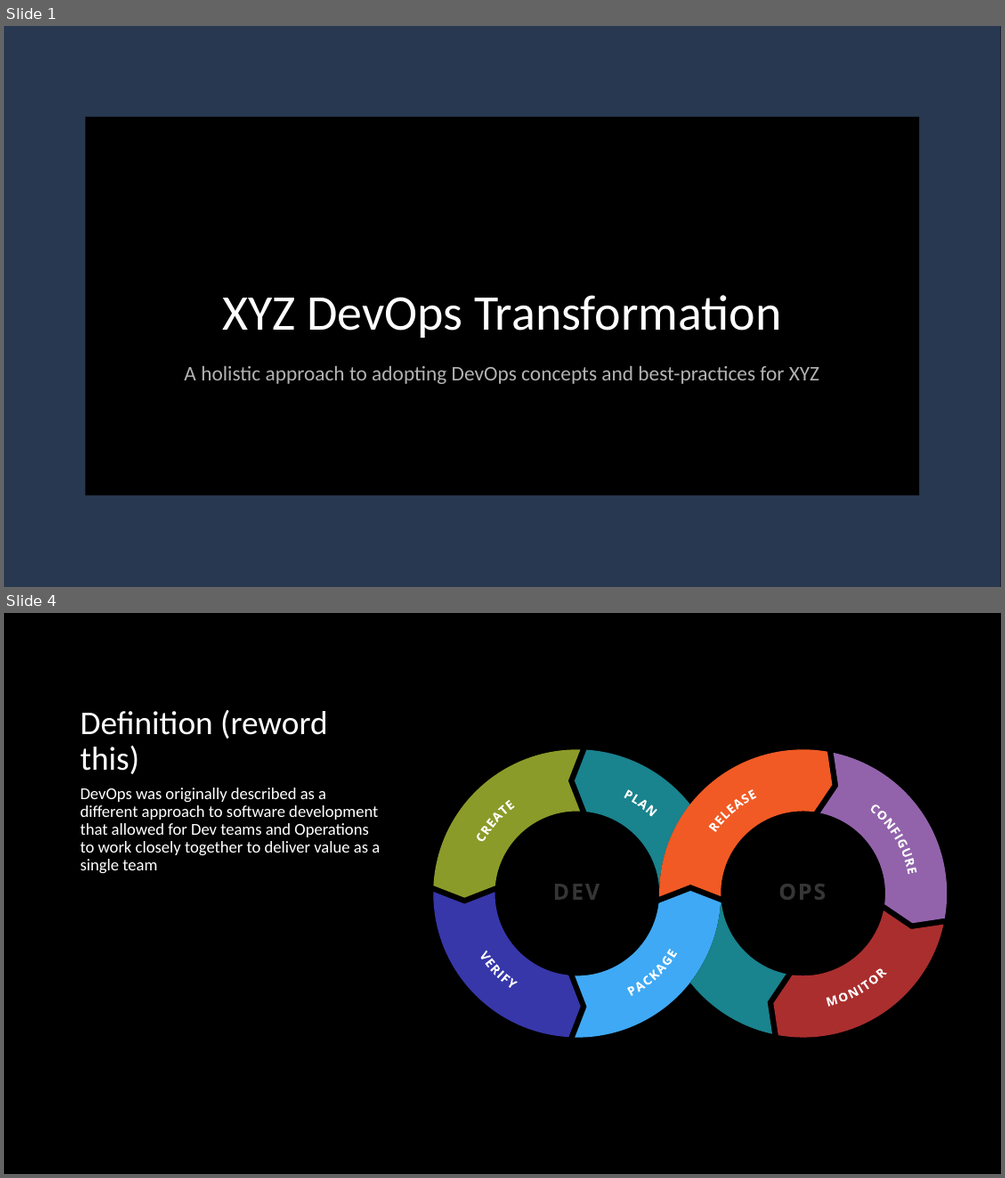
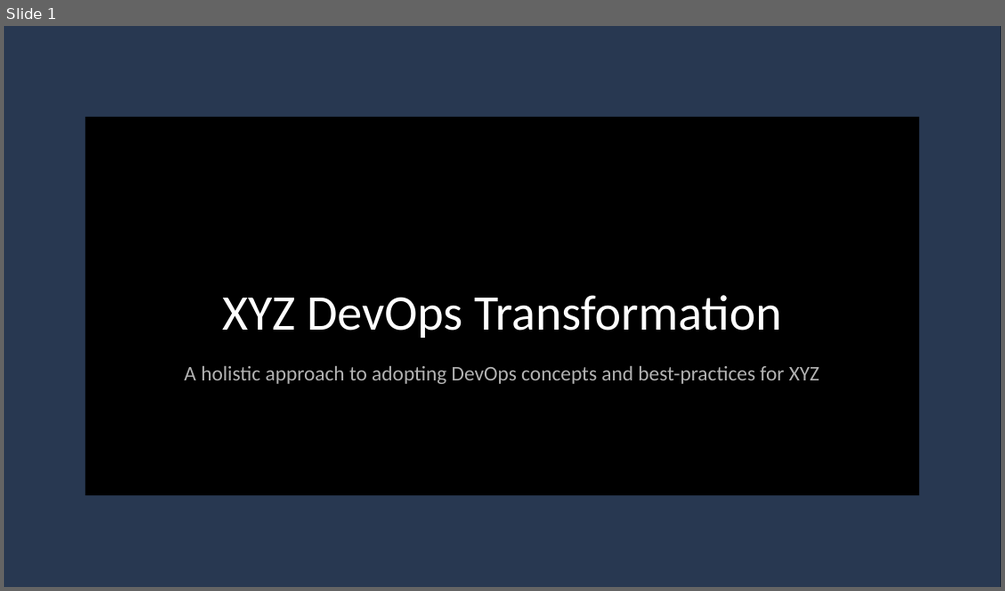
Before and after one commit to bigfrank123/liatrio-exercise, a slide deck: Artifacts/Liatrio.pptx. Shown one above the other, each under a label of ours: slides 1 and 4 before the commit, slide 1 after it; the slides between them are not shown. The pictures are 1005x1178 and 1005x591 pixels, drawn with LibreOffice and Linux fonts; fonts in the diff are those of the drawing; background and template pictures are left out. Boxes give left, top, right and bottom in pixels: in the first picture for what was removed or moved away, otherwise in the second. Text is boxed around its words. In the diff, an @@ line names an element or a change of style, - is before the commit and + after.

```diff
--- a/Artifacts/Liatrio.pptx
+++ b/Artifacts/Liatrio.pptx
@@ slide 4 removed at [4,613,1001,1174], background #000000 @@
@@ title removed at [81,710,327,774] @@
-Definition (reword this)
@@ text removed at [81,787,380,873] @@
-DevOps was originally described as a different approach to software development that allowed for Dev teams and Operations to work closely together to deliver value as a single team
@@ group removed at [433,750,947,1038]: 66 freeform shapes @@
```
Also in this commit, not shown: 1 slide changed, 13 slides added.
